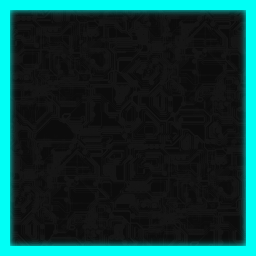
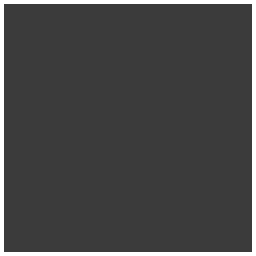
Layered file, before and after one edit (w=256, h=256). Changes by layer:
added layer "Neue Ebene#1" above "Neue Ebene#2" over [0, 0, 256, 256]
added layer "Neue Ebene#2" above "Neue Ebene-Kopie#1" over [0, 0, 256, 256]
hid "Neue Ebene-Kopie#1" over [0, 0, 256, 256]
hid "Neue Ebene-Kopie" over [0, 0, 256, 256]
